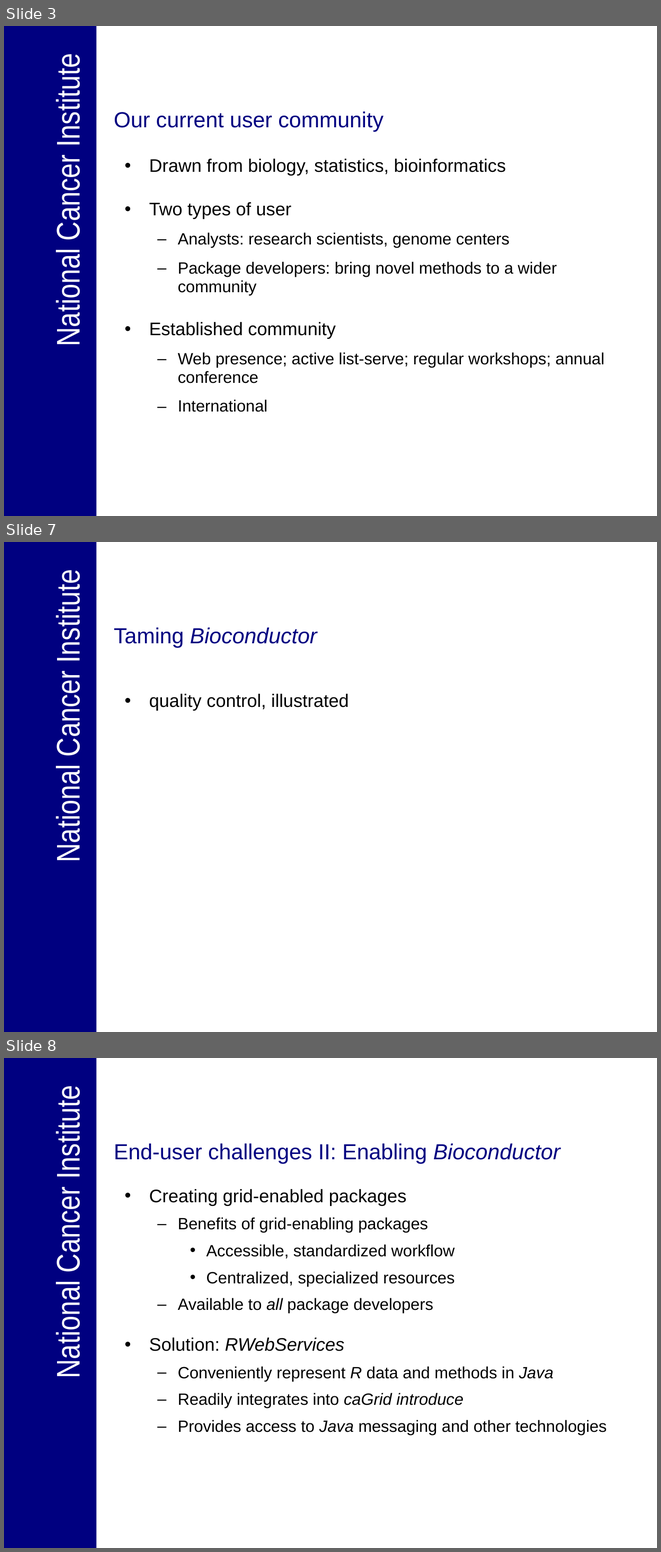
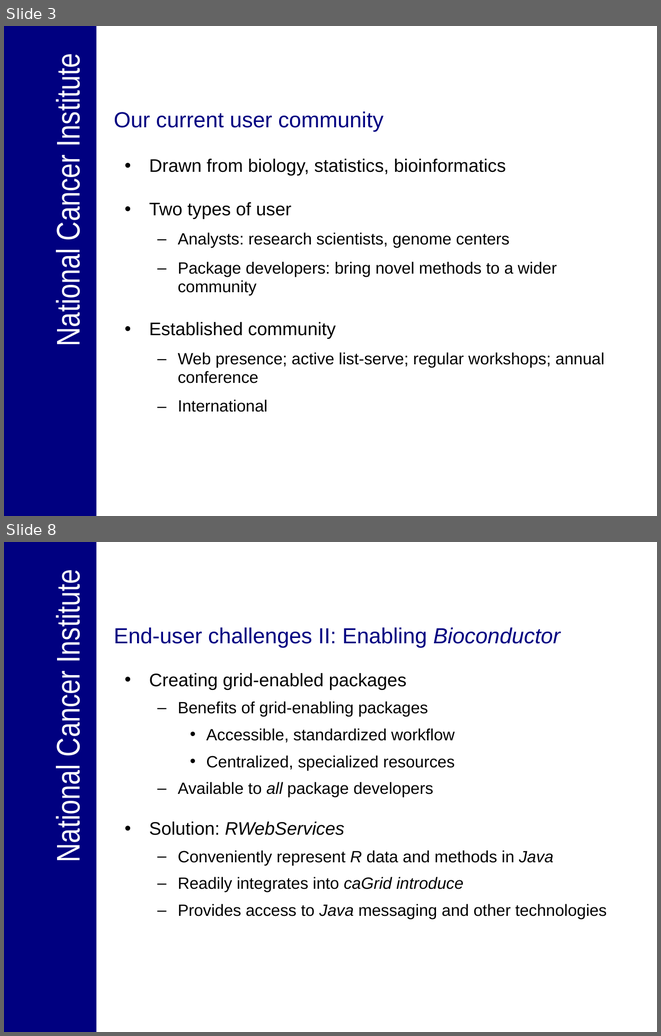
Before and after one commit to NCIP/bioconductor, a slide deck: bioconductor/Presentations/Engaging_endusers_panel_01032007.ppt. Shown one above the other, each under a label of ours: slides 3, 7 and 8 before the commit, slides 3 and 8 after it; the slides between them are not shown. The pictures are 661x1552 and 661x1036 pixels, drawn with LibreOffice and Linux fonts; fonts in the diff are those of the drawing; background and template pictures are left out. Boxes give left, top, right and bottom in pixels: in the first picture for what was removed or moved away, otherwise in the second. Text is boxed around its words. In the diff, an @@ line names an element or a change of style, - is before the commit and + after.

```diff
--- a/bioconductor/Presentations/Engaging_endusers_panel_01032007.ppt
+++ b/bioconductor/Presentations/Engaging_endusers_panel_01032007.ppt
@@ slide 7 removed at <box>4,542,657,1032</box>, background #FFFFFF; not listed: 2 template elements that a slide beside it also shows @@
@@ title removed at <box>114,627,317,647</box> @@
-Taming Bioconductor
@@ text removed at <box>149,694,349,710</box> @@
-• quality control, illustrated
```
Also in this commit, not shown: 3 slides changed, 1 slide added.
